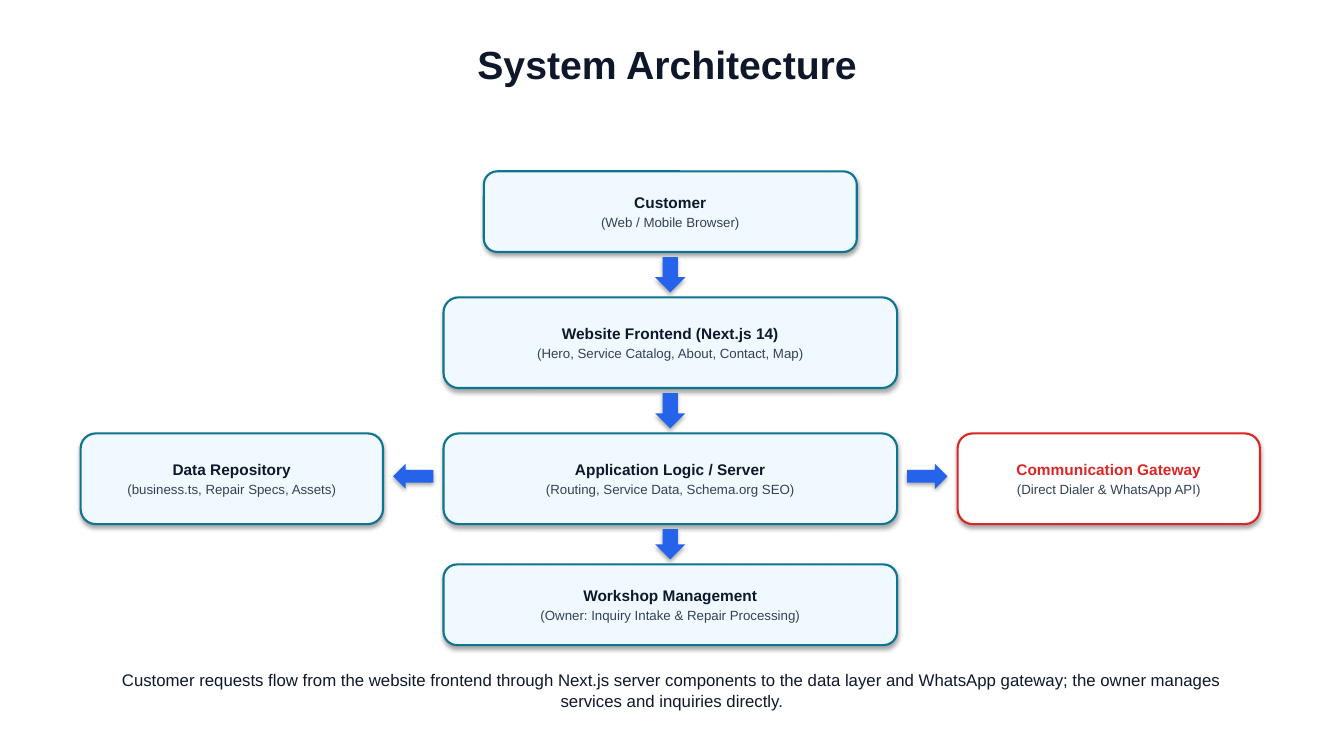
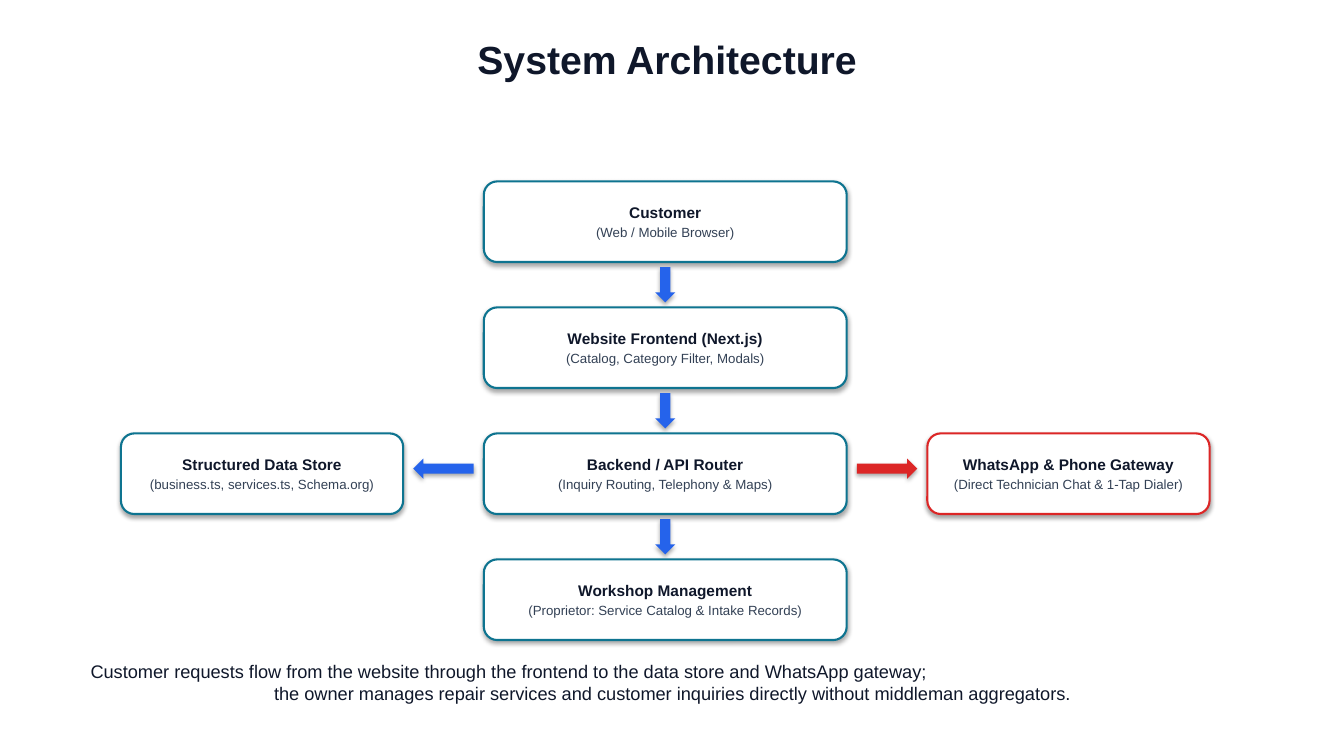
Before and after one commit to Prathmesh-oss/vikash-electronics, a slide deck: slide 9 of Vikash_Electronics_Complete_Academic_Presentation.pptx. Drawn at 1344x756 pixels with LibreOffice and Linux fonts; fonts in the diff are those of the drawing. Boxes give left, top, right and bottom in pixels: in the first picture for what was removed or moved away, otherwise in the second. Text is boxed around its words. In the diff, an @@ line names an element or a change of style, - is before the commit and + after.

```diff
--- a/Vikash_Electronics_Complete_Academic_Presentation.pptx
+++ b/Vikash_Electronics_Complete_Academic_Presentation.pptx
@@ text "System Architecture": place and size @@
-text "System Architecture" at <box>477,50,857,87</box>
+text "System Architecture" at <box>477,45,857,82</box>
@@ rounded rectangle "Customer": place and size @@
-rounded rectangle "Customer" at <box>484,171,857,252</box>
+rounded rectangle "Customer" at <box>484,181,847,262</box>
@@ down arrow: place and size @@
-down arrow at <box>655,257,686,292</box>
+down arrow at <box>655,267,676,302</box>
@@ rounded rectangle "Website Frontend (Next.js)": place and size @@
-rounded rectangle "Website Frontend (Next.js)" at <box>444,297,897,388</box>
+rounded rectangle "Website Frontend (Next.js)" at <box>484,308,847,388</box>
@@ text in rounded rectangle at <box>566,333,764,366</box>: text changed @@
-Website Frontend (Next.js 14)
-(Hero, Service Catalog, About, Contact, Map)
+Website Frontend (Next.js)
+(Catalog, Category Filter, Modals)
@@ down arrow: place and size @@
-down arrow at <box>655,393,686,429</box>
+down arrow at <box>655,393,676,429</box>
@@ fill #F0F9FF to #FFFFFF in 5 elements at <box>484,181,847,262</box>, <box>484,308,847,388</box>, <box>484,560,847,640</box>, <box>484,434,847,514</box>, <box>121,434,403,514</box> @@
@@ rounded rectangle "Structured Data Store": place and size @@
-rounded rectangle "Structured Data Store" at <box>81,434,383,524</box>
+rounded rectangle "Structured Data Store" at <box>121,434,403,514</box>
@@ rounded rectangle "Backend / API Router": place and size @@
-rounded rectangle "Backend / API Router" at <box>444,434,897,524</box>
+rounded rectangle "Backend / API Router" at <box>484,434,847,514</box>
@@ rounded rectangle "WhatsApp & Phone Gateway": place and size @@
-rounded rectangle "WhatsApp & Phone Gateway" at <box>958,434,1260,524</box>
+rounded rectangle "WhatsApp & Phone Gateway" at <box>928,434,1210,514</box>
@@ text in rounded rectangle at <box>150,459,374,492</box>: text changed @@
-Data Repository
-(business.ts, Repair Specs, Assets)
+Structured Data Store
+(business.ts, services.ts, Schema.org)
@@ left arrow: place and size @@
-left arrow at <box>393,464,434,489</box>
+left arrow at <box>413,459,474,479</box>
@@ text in rounded rectangle at <box>558,459,772,492</box>: text changed @@
-Application Logic / Server
-(Routing, Service Data, Schema.org SEO)
+Backend / API Router
+(Inquiry Routing, Telephony & Maps)
@@ right arrow: place and size @@
-right arrow at <box>907,464,948,489</box>
+right arrow at <box>857,459,918,479</box>
@@ right arrow at <box>857,459,918,479</box>: fill #2563EB to #DC2626 @@
@@ text in rounded rectangle at <box>954,459,1183,492</box>: text changed @@
-Communication Gateway
-(Direct Dialer & WhatsApp API)
+WhatsApp & Phone Gateway
+(Direct Technician Chat & 1-Tap Dialer)
@@ down arrow: place and size @@
-down arrow at <box>655,529,686,560</box>
+down arrow at <box>655,519,676,555</box>
@@ rounded rectangle "Workshop Management": place and size @@
-rounded rectangle "Workshop Management" at <box>444,565,897,645</box>
+rounded rectangle "Workshop Management" at <box>484,560,847,640</box>
@@ text in rounded rectangle at <box>528,605,802,618</box>: text changed @@
-(Owner: Inquiry Intake & Repair Processing)
+(Proprietor: Service Catalog & Intake Records)
@@ text at <box>91,664,1070,704</box>: text changed; size 12 to 13 pt @@
-Customer requests flow from the website frontend through Next.js server components to the data layer and WhatsApp gateway; the owner manages services and inquiries directly.
+Customer requests flow from the website through the frontend to the data store and WhatsApp gateway;
+the owner manages repair services and customer inquiries directly without middleman aggregators.
```
Also in this commit, not shown: 21 other slides changed, 5 slides added, 11 slides removed, 9 other files.
